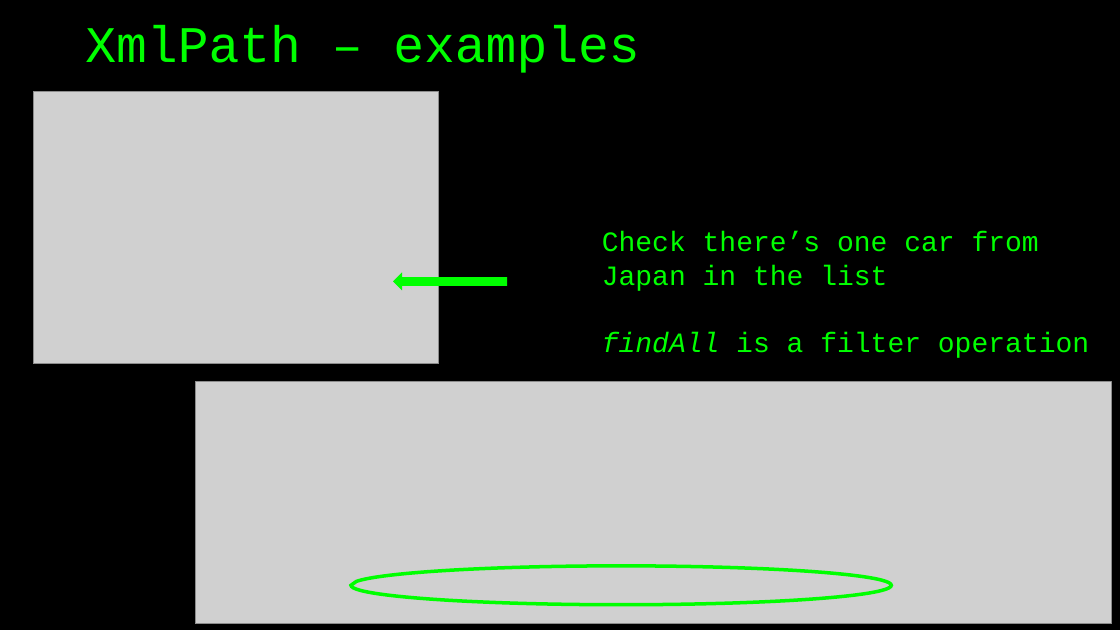
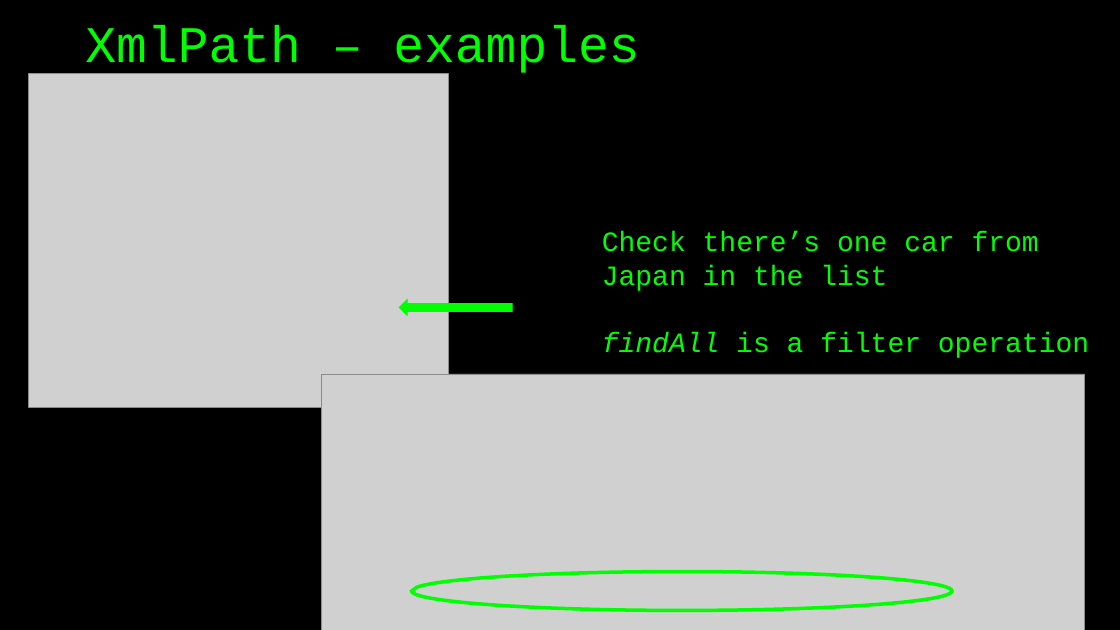
Before and after one commit to basdijkstra/rest-assured-workshop, a slide deck: slide 61 of RestAssuredWorkshop.odp. Drawn at 1120x630 pixels with LibreOffice and Linux fonts; fonts in the diff are those of the drawing; grey boxes stand for pictures. Boxes give left, top, right and bottom in pixels: in the first picture for what was removed or moved away, otherwise in the second. Text is boxed around its words. In the diff, an @@ line names an element or a change of style, - is before the commit and + after.

```diff
--- a/RestAssuredWorkshop.odp
+++ b/RestAssuredWorkshop.odp
@@ picture: place and size @@
-picture at [33, 92, 439, 364]
+picture at [28, 74, 448, 408]
@@ freeform shape: place and size @@
-freeform shape at [394, 274, 507, 289]
+freeform shape at [400, 300, 513, 315]
@@ picture: place and size @@
-picture at [195, 381, 1112, 623]
+picture at [322, 374, 1085, 630]
@@ freeform shape: place and size @@
-freeform shape at [351, 566, 891, 605]
+freeform shape at [412, 571, 952, 610]
```
Also in this commit, not shown: 6 other slides changed, 12 other files.
